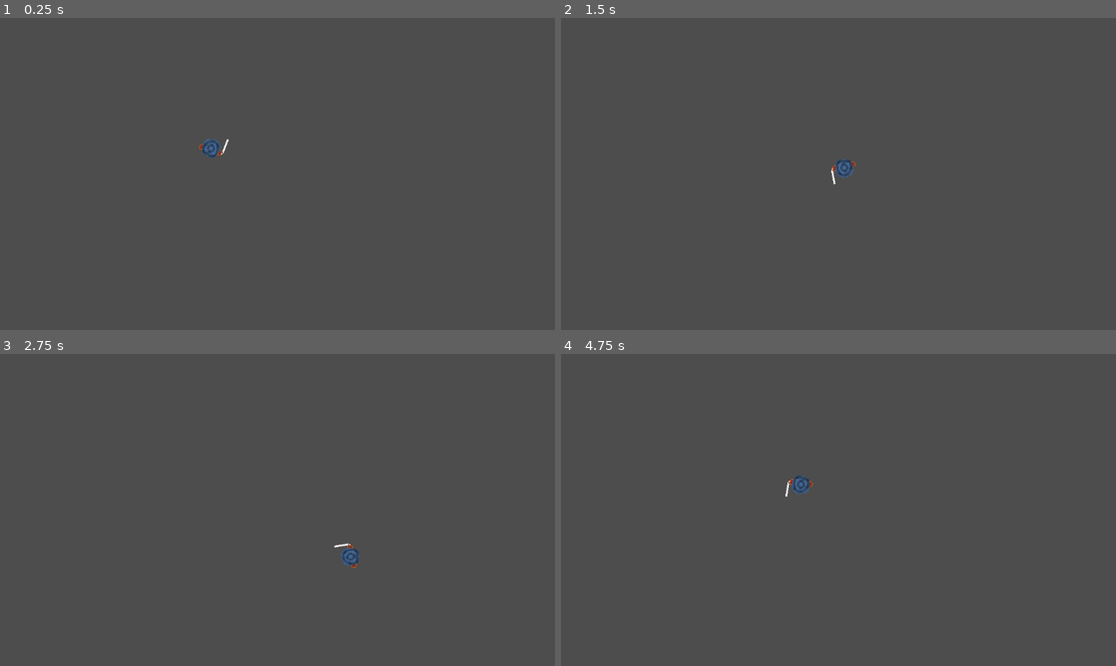
Above: before the commit, frames 1-4 (two rows, left to right).
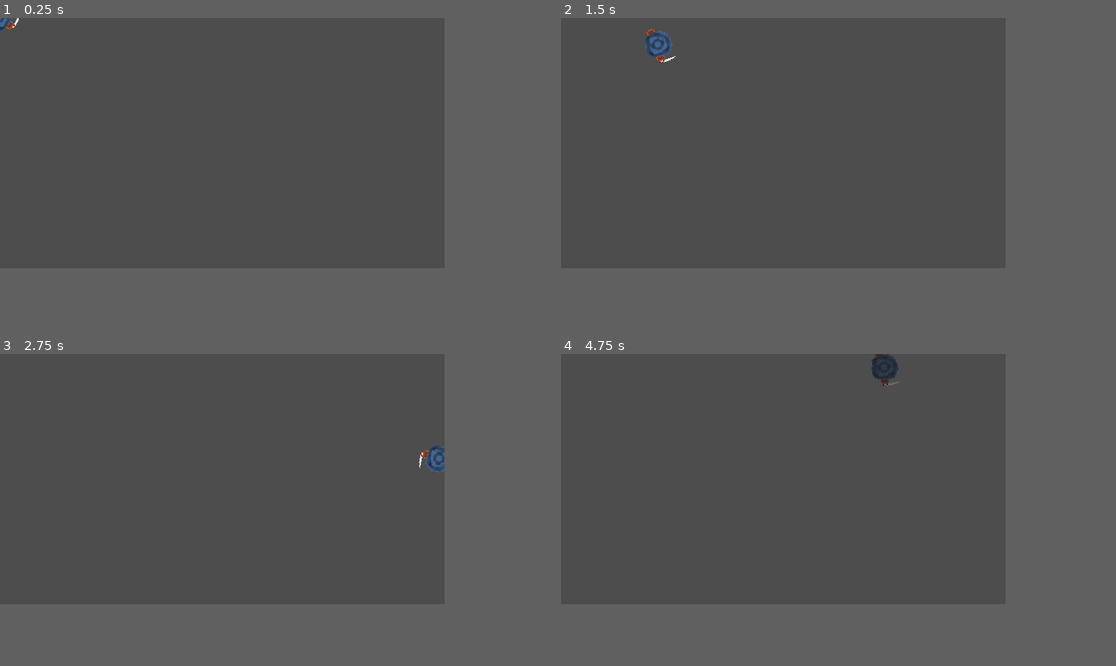
Above: after the commit, the same moments.

Repository: Ouvryyz/P2iGit
Game: Godot game, scene res://Fighter/Scenes/Player1/Player1.tscn
Same seed, same stepped clock (60 frames per second), same inputs: the game is played once before the commit and once after it.
Inputs (mouse positions are in pixels of both pictures, inside the frame that each line leads up to):
- Up to frame 1 (0.25 s): no input
- Up to frame 2 (1.5 s): tap Enter at 0.5 s; move the mouse to (960, 158) at 0.52 s; hold D (move_right) 0.53-1.28 s; hold Shift (Dash) 0.53-1.28 s; click (960, 158) at 0.8 s; move the mouse to (727, 189) at 1.27 s; hold S (move_down) from 1.28 s (still down); click (727, 189) at 1.35 s
- Up to frame 3 (2.75 s): tap Space (test, bound only after the commit) at 1.55 s; move the mouse to (333, 441) at 2.02 s; release S (move_down) at 2.03 s; hold D (move_right) from 2.03 s (still down); hold Space (test, bound only after the commit) from 2.03 s (still down); tap Shift (Dash) at 2.3 s
- Up to frame 4 (4.75 s): move the mouse to (810, 572) at 2.77 s; release D (move_right) at 2.78 s; release Space (test, bound only after the commit) at 2.78 s; hold W (move_up) 2.78-3.53 s; tap Shift (Dash) at 2.85, 4.55 s; click (810, 572) at 3.05 s; move the mouse to (1005, 556) at 3.52 s; press the mouse at (1005, 556) at 3.53 s; hold A (move_left) from 3.53 s (still down); tap Space (test, bound only after the commit) at 3.8, 4.35 s; move the mouse to (672, 463) at 4.27 s; release the mouse at (672, 463) at 4.28 s
In our replay, the window is 799x449 before the commit and 640x360 after it. These sizes can differ from the game's own. Grey fills any space a smaller window leaves; there, only what the larger window draws over its background counts as a difference.

The runs differ from the first frame. In frame 1, 0.3% of the frame differs, in the area x 0-42%, y 0-45%; in frame 2, 0.6%, in the area x 15-54%, y 3-54%; in frame 3, 0.5%; in frame 4, 0.6%.

Commit message:
Grid&Fighter
Grid : Timer done
Grid : Gameplay done
Fighter : PV done
Fighter: Dash animation 50%

Debug grid

Diff:
--- a/Fighter/Scenes/Dash/Dash.tscn
+++ b/Fighter/Scenes/Dash/Dash.tscn
@@ -1,17 +1,10 @@
-[gd_scene load_steps=4 format=3 uid="uid://bk1g310jdm6h8"]
+[gd_scene load_steps=3 format=3 uid="uid://d1rlt3xvr7qmk"]
 
-[ext_resource type="Script" path="res://Fighter/Scenes/Dash/Scripts/dash.gd" id="1_7x2lm"]
-[ext_resource type="Texture2D" uid="uid://dtdqfahi8qso5" path="res://Fighter/Scenes/Dash/Sprites/PlayerDesign2.webp" id="2_1ui2p"]
+[ext_resource type="Texture2D" uid="uid://byk8e7s6kfc0x" path="res://Fighter/Scenes/Player1/Sprites/PlayerDesign1.webp" id="1_r6l5v"]
+[ext_resource type="Script" path="res://Fighter/Scenes/Dash/dash.gd" id="2_a58kw"]
 
-[sub_resource type="CircleShape2D" id="CircleShape2D_d5min"]
-
-[node name="Dash" type="CharacterBody2D"]
-position = Vector2(143, 80)
-script = ExtResource("1_7x2lm")
-
-[node name="Sprite2D" type="Sprite2D" parent="."]
-position = Vector2(1, 2)
-texture = ExtResource("2_1ui2p")
-
-[node name="CollisionShape2D" type="CollisionShape2D" parent="."]
-shape = SubResource("CircleShape2D_d5min")
+[node name="Dash" type="Sprite2D"]
+modulate = Color(0.5, 0.5, 0.5, 1)
+texture_filter = 1
+texture = ExtResource("1_r6l5v")
+script = ExtResource("2_a58kw")
--- a/Fighter/Scenes/Dash/Scripts/dash.gd
+++ /dev/null
@@ -1,43 +0,0 @@
-extends CharacterBody2D
-class_name DashPlayer
-
-@export var speed : float = 200.0
-@export var dash_speed : float = 1000.0
-@export var dash_duration : float = 0.3
-
-var is_dashing : bool = false
-var dash_timer : float = 0.0
-var direction := Vector2.ZERO
-
-func _physics_process(delta: float) -> void:
-	# Check for dash input
-	if Input.is_action_just_pressed("Dash") and not is_dashing:
-		start_dash()
-
-	# Handle dashing state
-	if is_dashing:
-		dash_timer -= delta
-		if dash_timer <= 0.0:
-			end_dash()
-
-	# Get movement input
-	if not is_dashing:
-		direction = Input.get_vector("move_left", "move_right", "move_up", "move_down")
-
-	# Calculate velocity
-	if is_dashing:
-		velocity = direction * dash_speed
-	else:
-		velocity = direction * speed
-
-	move_and_slide()
-
-func start_dash() -> void:
-	is_dashing = true
-	dash_timer = dash_duration
-	direction = Input.get_vector("move_left", "move_right", "move_up", "move_down")
-	if direction == Vector2.ZERO:
-		direction = Vector2.RIGHT  # Default dash direction if no input
-
-func end_dash() -> void:
-	is_dashing = false
--- /dev/null
+++ b/Fighter/Scenes/Dash/dash.gd
@@ -0,0 +1,16 @@
+extends Sprite2D
+
+func _ready():
+	ghosting()
+
+func set_property(tx_pos, tx_scale):
+	position = tx_pos
+	scale = tx_scale
+
+func ghosting():
+	var tween_fade = get_tree().create_tween()
+
+	tween_fade.tween_property(self, "self_modulate", Color(1, 1, 1, 0), 0.75)
+	await tween_fade.finished
+
+	queue_free()
--- /dev/null
+++ b/Fighter/Scenes/Game/Game.tscn
@@ -0,0 +1,13 @@
+[gd_scene load_steps=4 format=3 uid="uid://bv6ihyvsdswfl"]
+
+[ext_resource type="Script" path="res://Fighter/Scenes/Game/game.gd" id="1_ep31d"]
+[ext_resource type="PackedScene" uid="uid://cmb10nia4vdeg" path="res://Fighter/Scenes/Player1/Player1.tscn" id="2_cvphr"]
+[ext_resource type="PackedScene" uid="uid://dugmfx6mk4e6p" path="res://Fighter/Scenes/Player2/Player2.tscn" id="3_7aa7g"]
+
+[node name="Game" type="Node2D"]
+script = ExtResource("1_ep31d")
+
+[node name="Player1" parent="." instance=ExtResource("2_cvphr")]
+
+[node name="Player2" parent="." instance=ExtResource("3_7aa7g")]
+position = Vector2(230, 124)
--- /dev/null
+++ b/Fighter/Scenes/Game/game.gd
@@ -0,0 +1,11 @@
+extends Node2D
+
+
+# Called when the node enters the scene tree for the first time.
+func _ready() -> void:
+	pass # Replace with function body.
+
+
+# Called every frame. 'delta' is the elapsed time since the previous frame.
+func _process(delta: float) -> void:
+	pass
--- a/Fighter/Scenes/Player1/Player1.tscn
+++ b/Fighter/Scenes/Player1/Player1.tscn
@@ -1,20 +1,27 @@
-[gd_scene load_steps=4 format=3 uid="uid://cmb10nia4vdeg"]
+[gd_scene load_steps=5 format=3 uid="uid://cmb10nia4vdeg"]
 
 [ext_resource type="Script" path="res://Fighter/Scenes/Player1/Scripts/player_1.gd" id="1_thfdq"]
+[ext_resource type="PackedScene" uid="uid://d1rlt3xvr7qmk" path="res://Fighter/Scenes/Dash/Dash.tscn" id="2_bq546"]
 [ext_resource type="Texture2D" uid="uid://byk8e7s6kfc0x" path="res://Fighter/Scenes/Player1/Sprites/PlayerDesign1.webp" id="2_gwnjb"]
 
-[sub_resource type="CircleShape2D" id="CircleShape2D_c65t0"]
-radius = 19.0
+[sub_resource type="CircleShape2D" id="CircleShape2D_1pk17"]
+radius = 20.2237
 
 [node name="Player1" type="CharacterBody2D"]
-position = Vector2(438, 271)
+rotation = 3.14159
+collision_layer = 4
+collision_mask = 4
 script = ExtResource("1_thfdq")
+dash_node = ExtResource("2_bq546")
 
-[node name="Sprite2D" type="Sprite2D" parent="."]
+[node name="PlayerDesign1" type="Sprite2D" parent="."]
 texture_filter = 1
-position = Vector2(2, 0)
 texture = ExtResource("2_gwnjb")
 
 [node name="CollisionShape2D" type="CollisionShape2D" parent="."]
-position = Vector2(-1, 0)
-shape = SubResource("CircleShape2D_c65t0")
+shape = SubResource("CircleShape2D_1pk17")
+
+[node name="GhostTimer" type="Timer" parent="."]
+wait_time = 0.001
+
+[connection signal="timeout" from="GhostTimer" to="." method="_on_ghost_timer_timeout"]
--- a/Fighter/Scenes/Player1/Scripts/player_1.gd
+++ b/Fighter/Scenes/Player1/Scripts/player_1.gd
@@ -1,5 +1,8 @@
 extends CharacterBody2D
 class_name Player
+
+@export var dash_node : PackedScene
+@onready var ghost_timer = $GhostTimer
 
 @export_range(0.0,1.0) var accel_factor : float = 01
 @export_range(0.0,1.0) var rotation_accel_factor : float = 01
@@ -15,19 +18,16 @@
 func _ready() -> void:
 	pass
 
-
 func _physics_process(delta: float) -> void:
 	move()
 	rotate_toward_mouse()
 
-
 func _input(event: InputEvent) -> void:
 	direction=Input.get_vector("move_left","move_right","move_up","move_down")
-	print(direction)
 	if direction != Vector2.ZERO:
 		Last_direction = direction
-
-
+	if event.is_action_pressed("Dash"):
+		dash()
 
 func move()-> void:
 
@@ -40,8 +40,24 @@
 	velocity = Last_direction * speed
 	move_and_slide()
 
-
 func rotate_toward_mouse()-> void:
 	var mouse_pos = get_global_mouse_position()
 	var angle = global_position.angle_to_point(mouse_pos)
 	rotation = lerp_angle(rotation,angle, rotation_accel_factor)
+
+func add_ghost():
+	var ghost = dash_node.instantiate()
+	ghost.set_property(position, $PlayerDesign1.scale)
+	get_tree().current_scene.add_child(ghost)
+
+func _on_ghost_timer_timeout() -> void:
+	add_ghost()
+
+func dash():
+	ghost_timer.start()
+
+	var tween = get_tree().create_tween()
+	tween.tween_property(self, "position", position + velocity * 1.8, 0.05)
+
+	await tween.finished
+	ghost_timer.stop()
--- /dev/null
+++ b/Fighter/Scenes/Player2/Player2.tscn
@@ -0,0 +1,17 @@
+[gd_scene load_steps=3 format=3 uid="uid://dugmfx6mk4e6p"]
+
+[ext_resource type="Texture2D" uid="uid://58o7w60nfs3m" path="res://Fighter/Scenes/Player2/Sprites/Player2.webp" id="1_e1d7c"]
+
+[sub_resource type="RectangleShape2D" id="RectangleShape2D_ksiye"]
+size = Vector2(32, 32)
+
+[node name="Player2" type="CharacterBody2D"]
+collision_layer = 4
+collision_mask = 4
+
+[node name="Player2" type="Sprite2D" parent="."]
+texture_filter = 1
+texture = ExtResource("1_e1d7c")
+
+[node name="CollisionShape2D" type="CollisionShape2D" parent="."]
+shape = SubResource("RectangleShape2D_ksiye")
--- /dev/null
+++ b/Grid/Scenes/Game/GameGrid.tscn
@@ -0,0 +1,15 @@
+[gd_scene load_steps=4 format=3 uid="uid://delqu0o5wi0bh"]
+
+[ext_resource type="Script" path="res://Grid/Scenes/Game/gamegrid.gd" id="1_l4qwk"]
+[ext_resource type="Texture2D" uid="uid://cgaharimrb3ls" path="res://Grid/Sprites/Fond.webp" id="2_w5frv"]
+[ext_resource type="PackedScene" uid="uid://d0bw0krvephcd" path="res://Grid/Scenes/Logic/Logic.tscn" id="3_mnjbi"]
+
+[node name="GameGrid" type="Node2D"]
+script = ExtResource("1_l4qwk")
+
+[node name="Fond" type="Sprite2D" parent="."]
+position = Vector2(320, 180)
+texture = ExtResource("2_w5frv")
+
+[node name="Logic" parent="." instance=ExtResource("3_mnjbi")]
+position = Vector2(135, 25)
--- a/Grid/Scenes/Game/game.gd
+++ /dev/null
@@ -1,112 +0,0 @@
-extends Node2D
-
-
-const COLS = 7
-const ROWS = 6
-
-
-var board = []
-var current_player = 1
-
-
-var win_count = {1: 0, 2: 0}
-
-
-@onready var spawnCoin = $SpawnCoin
-@onready var grid = $Grid
-@onready var cells = $Cells
-
-
-var cell_markers = {}
-
-func _ready():
-
-	for r in range(ROWS):
-		board.append([])
-		for c in range(COLS):
-			board[r].append(0)
-
-
-	for marker in cells.get_children():
-		var parts = marker.name.split("_")
-		if parts.size() >= 3:
-			var row = int(parts[1])
-			var col = int(parts[2])
-			cell_markers["%d_%d" % [row, col]] = marker.global_position
-
-func _input(event):
-
-	if event.is_action_pressed("Use"):
-		var col = get_column_from_click(event.position)
-		if col != null:
-			drop_coin_in_column(col)
-
-
-func get_column_from_click(click_pos: Vector2) -> Variant:
-	var cell_width = 64.0
-	var col = int((click_pos.x - grid.global_position.x + cell_width / 2) / cell_width)
-	if col < 0 or col >= COLS:
-		return null
-	return col
-
-
-func drop_coin_in_column(col: int):
-	var row = -1
-	for r in range(ROWS - 1, -1, -1):
-		if board[r][col] == 0:
-			row = r
-			break
-
-	if row == -1:
-		print("Colonne pleine")
-		return
-	board[row][col] = current_player
-	var marker_key = "%d_%d" % [row, col]
-	if marker_key in cell_markers:
-		var spawn_pos = cell_markers[marker_key]
-		if current_player == 1:
-			spawnCoin.redspawn(spawn_pos)
-		else:
-			spawnCoin.yellowspawn(spawn_pos)
-	else:
-		print("Aucun marker pour la cellule ", row, col)
-
-
-	if check_win(row, col):
-		win_count[current_player] += 1
-		print("Le joueur ", current_player, " gagne !")
-		print("Score: Joueur 1:", win_count[1], " Joueur 2:", win_count[2])
-	else:
-		current_player = 2 if current_player == 1 else 1
-
-func check_win(row: int, col: int) -> bool:
-	var player = board[row][col]
-	var directions = [
-		Vector2(1, 0),
-		Vector2(0, 1),
-		Vector2(1, 1),
-		Vector2(1, -1)
-	]
-
-	for dir in directions:
-		var count = 1
-		count += count_in_direction(row, col, int(dir.y), int(dir.x), player)
-		count += count_in_direction(row, col, -int(dir.y), -int(dir.x), player)
-		if count >= 4:
-			return true
-	return false
-
-
-func count_in_direction(row: int, col: int, dy: int, dx: int, player: int) -> int:
-	var count = 0
-	var r = row + dy
-	var c = col + dx
-	while r >= 0 and r < ROWS and c >= 0 and c < COLS and board[r][c] == player:
-		count += 1
-		r += dy
-		c += dx
-	return count
-
-
-func get_win_count(player: int) -> int:
-	return win_count[player]
--- /dev/null
+++ b/Grid/Scenes/Game/gamegrid.gd
@@ -0,0 +1,58 @@
+extends Node2D
+
+@onready var player1_timer: Timer = $PlayerTimer1
+@onready var player2_timer: Timer = $PlayerTimer2
+@onready var player1_label: Label = $Player1Label
+@onready var player2_label: Label = $Player2Label
+
+var player1_time_left: float = 300.0  # 5 minutes
+var player2_time_left: float = 300.0  # 5 minutes
+var current_player: int = 1  # 1 = joueur 1, 2 = joueur 2
+
+func _ready():
+	# Configuration des Timers
+	player1_timer.wait_time = 1.0
+	player1_timer.timeout.connect(_on_timer_timeout.bind(1))
+
+	player2_timer.wait_time = 1.0
+	player2_timer.timeout.connect(_on_timer_timeout.bind(2))
+
+	# Lancer le timer du joueur 1 au départ
+	player1_timer.start()
+	_update_display()
+
+func _on_timer_timeout(player: int):
+	if player == 1:
+		player1_time_left -= 1
+		if player1_time_left <= 0:
+			_game_over(1)
+	else:
+		player2_time_left -= 1
+		if player2_time_left <= 0:
+			_game_over(2)
+
+	_update_display()
+
+func _update_display():
+	player1_label.text = _format_time(player1_time_left)
+	player2_label.text = _format_time(player2_time_left)
+
+func _format_time(time_left: float) -> String:
+	var minutes = int(time_left) / 60
+	var seconds = int(time_left) % 60
+	return "%02d:%02d" % [minutes, seconds]
+
+func switch_turn():
+	if current_player == 1:
+		player1_timer.stop()
+		player2_timer.start()
+		current_player = 2
+	else:
+		player2_timer.stop()
+		player1_timer.start()
+		current_player = 1
+
+func _game_over(player: int):
+	print("Le joueur %d a perdu par le temps !" % player)
+	player1_timer.stop()
+	player2_timer.stop()
--- a/Grid/Scenes/Grid/Grid.tscn
+++ b/Grid/Scenes/Grid/Grid.tscn
@@ -13,13 +13,13 @@
 size = Vector2(15, 321.5)
 
 [sub_resource type="RectangleShape2D" id="RectangleShape2D_nd8kd"]
-size = Vector2(10, 311)
+size = Vector2(10, 313.5)
 
 [sub_resource type="RectangleShape2D" id="RectangleShape2D_uuw5u"]
-size = Vector2(10, 310)
+size = Vector2(10, 311.5)
 
 [sub_resource type="RectangleShape2D" id="RectangleShape2D_3551e"]
-size = Vector2(10, 311)
+size = Vector2(10, 313)
 
 [sub_resource type="RectangleShape2D" id="RectangleShape2D_2udhq"]
 size = Vector2(10, 311)
@@ -54,7 +54,8 @@
 shape = SubResource("RectangleShape2D_uuw5u")
 
 [node name="Border4" type="CollisionShape2D" parent="Border"]
-position = Vector2(110, 155.5)
+texture_filter = 1
+position = Vector2(110, 154.5)
 shape = SubResource("RectangleShape2D_3551e")
 
 [node name="Border5" type="CollisionShape2D" parent="Border"]
@@ -62,13 +63,13 @@
 shape = SubResource("RectangleShape2D_2udhq")
 
 [node name="Border6" type="CollisionShape2D" parent="Border"]
-position = Vector2(260, 156)
+position = Vector2(260, 155.5)
 shape = SubResource("RectangleShape2D_uuw5u")
 
 [node name="Border7" type="CollisionShape2D" parent="Border"]
-position = Vector2(310, 156)
+position = Vector2(310, 155.75)
 shape = SubResource("RectangleShape2D_uuw5u")
 
 [node name="Border8" type="CollisionShape2D" parent="Border"]
-position = Vector2(362, 158)
+position = Vector2(362, 156.75)
 shape = SubResource("RectangleShape2D_nd8kd")
--- a/Grid/Scenes/Grid/grid.gd
+++ b/Grid/Scenes/Grid/grid.gd
@@ -1,11 +1,13 @@
 extends Node2D
 
+@onready var collision_shape = $Border/Border_down  # Remplace par le chemin exact de ta collision
 
-# Called when the node enters the scene tree for the first time.
-func _ready() -> void:
-	pass # Replace with function body.
+func _input(event):
+	if event.is_action_pressed("test"):  # Remplace "test" par le nom de ton action
+		disable_collision()
 
-
-# Called every frame. 'delta' is the elapsed time since the previous frame.
-func _process(delta: float) -> void:
-	pass
+func disable_collision():
+	if collision_shape:
+		collision_shape.disabled = true
+		await get_tree().create_timer(0.5).timeout  # Attend 1 seconde
+		collision_shape.disabled = false
--- a/Grid/Scenes/Game/Game.tscn
+++ b/Grid/Scenes/Logic/Logic.tscn
@@ -1,15 +1,16 @@
 [gd_scene load_steps=4 format=3 uid="uid://d0bw0krvephcd"]
 
-[ext_resource type="Script" path="res://Grid/Scenes/Game/game.gd" id="1_8g0fq"]
-[ext_resource type="PackedScene" uid="uid://dnuke6tg3cgnv" path="res://Grid/Scenes/Grid/Grid.tscn" id="2_48of4"]
-[ext_resource type="PackedScene" uid="uid://b2c2mja0nco7k" path="res://Grid/Scenes/SpawnCoin/SpawnCoin.tscn" id="3_saq3m"]
-
-[node name="Game" type="Node2D"]
-script = ExtResource("1_8g0fq")
-
-[node name="Grid" parent="." instance=ExtResource("2_48of4")]
-
-[node name="SpawnCoin" parent="." instance=ExtResource("3_saq3m")]
+[ext_resource type="Script" path="res://Grid/Scenes/Logic/logic.gd" id="1_2tlqv"]
+[ext_resource type="PackedScene" uid="uid://dnuke6tg3cgnv" path="res://Grid/Scenes/Grid/Grid.tscn" id="2_jxdwt"]
+[ext_resource type="PackedScene" uid="uid://b2c2mja0nco7k" path="res://Grid/Scenes/SpawnCoin/SpawnCoin.tscn" id="3_y377b"]
+
+[node name="Logic" type="Node2D"]
+texture_filter = 1
+script = ExtResource("1_2tlqv")
+
+[node name="Grid" parent="." instance=ExtResource("2_jxdwt")]
+
+[node name="SpawnCoin" parent="." instance=ExtResource("3_y377b")]
 visible = false
 
 [node name="Cells" type="Node2D" parent="."]
@@ -143,22 +144,93 @@
 [node name="Markers" type="Node2D" parent="."]
 
 [node name="Marker_0" type="Marker2D" parent="Markers"]
-position = Vector2(35, 0)
+position = Vector2(35, 35)
 
 [node name="Marker_1" type="Marker2D" parent="Markers"]
-position = Vector2(85, 0)
+position = Vector2(85, 35)
 
 [node name="Marker_2" type="Marker2D" parent="Markers"]
-position = Vector2(135, 0)
+position = Vector2(135, 35)
 
 [node name="Marker_3" type="Marker2D" parent="Markers"]
-position = Vector2(185, 0)
+position = Vector2(185, 35)
 
 [node name="Marker_4" type="Marker2D" parent="Markers"]
-position = Vector2(234, 0)
+position = Vector2(235, 35)
 
 [node name="Marker_5" type="Marker2D" parent="Markers"]
-position = Vector2(285, 0)
+position = Vector2(285, 35)
 
 [node name="Marker_6" type="Marker2D" parent="Markers"]
-position = Vector2(335, 0)
+position = Vector2(335, 35)
+
+[node name="cols" type="Node2D" parent="."]
+
+[node name="col_1" type="Button" parent="cols"]
+modulate = Color(0.211765, 0.239216, 0.290196, 0)
+texture_filter = 1
+offset_left = -1.0
+offset_right = 59.0
+offset_bottom = 325.0
+
+[node name="col_2" type="Button" parent="cols"]
+modulate = Color(1, 1, 1, 0)
+offset_left = 60.0
+offset_right = 110.0
+offset_bottom = 325.0
+
+[node name="col_3" type="Button" parent="cols"]
+modulate = Color(1, 1, 1, 0)
+offset_left = 110.0
+offset_right = 160.0
+offset_bottom = 325.0
+
+[node name="col_4" type="Button" parent="cols"]
+self_modulate = Color(0.223529, 0.168627, 0.168627, 0)
+offset_left = 160.0
+offset_right = 210.0
+offset_bottom = 325.0
+
+[node name="col_5" type="Button" parent="cols"]
+modulate = Color(1, 1, 1, 0)
+offset_left = 210.0
+offset_right = 258.0
+offset_bottom = 325.0
+
+[node name="col_6" type="Button" parent="cols"]
+modulate = Color(1, 1, 1, 0)
+offset_left = 258.0
+offset_right = 311.0
+offset_bottom = 325.0
+
+[node name="col_7" type="Button" parent="cols"]
+modulate = Color(1, 1, 1, 0)
+offset_left = 311.0
+offset_right = 363.0
+offset_bottom = 325.0
+
+[node name="UI" type="Control" parent="."]
+layout_mode = 3
+anchors_preset = 0
+offset_right = 40.0
+offset_bottom = 40.0
+rotation = -0.00115896
+
+[node name="PlayerTimer1" type="Timer" parent="UI"]
+
+[node name="PlayerTimer2" type="Timer" parent="UI"]
+
+[node name="Player1Label" type="Label" parent="UI"]
+layout_mode = 0
+offset_left = 385.0
+offset_top = 20.0
+offset_right = 452.0
+offset_bottom = 43.0
+text = "142"
+
+[node name="Player2Label" type="Label" parent="UI"]
+layout_mode = 0
+offset_left = 378.0
+offset_top = 47.0
+offset_right = 427.0
+offset_bottom = 70.0
--- /dev/null
+++ b/Grid/Scenes/Logic/logic.gd
@@ -0,0 +1,135 @@
+extends Node2D
+
+@onready var spawn_coin = $SpawnCoin
+@onready var cells = $Cells
+@onready var player1_timer: Timer = $UI/PlayerTimer1
+@onready var player2_timer: Timer = $UI/PlayerTimer2
+@onready var player1_label: Label = $UI/Player1Label
+@onready var player2_label: Label = $UI/Player2Label
+
+const ROWS = 6
+const COLS = 7
+
+var grid = [] # Représente la grille du jeu
+var current_player = "yellow"
+var player1_time_left: float = 30.0  # 5 minutes
+var player2_time_left: float = 30.0  # 5 minutes
+
+func _ready():
+	initialize_grid()
+	connect_buttons()
+
+	# Configuration des Timers
+	player1_timer.wait_time = 1.0
+	player1_timer.timeout.connect(_on_timer_timeout.bind("yellow"))
+
+	player2_timer.wait_time = 1.0
+	player2_timer.timeout.connect(_on_timer_timeout.bind("red"))
+
+	# Lancer le timer du joueur jaune (1) au départ
+	player1_timer.start()
+	_update_display()
+
+func initialize_grid():
+	grid = []
+	for i in range(ROWS):
+		grid.append([])
+		for j in range(COLS):
+			grid[i].append(null)  # Initialise la grille vide
+
+func connect_buttons():
+	for i in range(1, COLS + 1):
+		var button = get_node("cols/col_" + str(i))
+		if button:
+			button.pressed.connect(func(): _on_col_pressed(i - 1))
+
+func drop_piece(column):
+	var spawn_marker = get_node("Markers/Marker_" + str(column))
+	if spawn_marker:
+		var row = get_available_row(column)
+		if row != -1:
+			var cell_marker = get_node("Cells/cell_%d_%d" % [row, column])
+			if cell_marker:
+				var spawn_pos = spawn_marker.global_position
+				if current_player == "yellow":
+					spawn_coin.yellowspawn(spawn_pos)
+					grid[row][column] = "yellow"
+				else:
+					spawn_coin.redspawn(spawn_pos)
+					grid[row][column] = "red"
+
+				if check_win(row, column):
+					print(current_player + " wins!")
+
+				on_piece_spawn()
+
+func get_available_row(column):
+	for i in range(ROWS - 1, -1, -1):
+		if grid[i][column] == null:
+			return i
+	return -1
+
+func switch_player():
+	if current_player == "yellow":
+		player1_timer.stop()
+		player2_timer.start()
+		current_player = "red"
+	else:
+		player2_timer.stop()
+		player1_timer.start()
+		current_player = "yellow"
+
+func check_win(row, column):
+	var player = grid[row][column]
+	if not player:
+		return false
+
+	return (check_direction(row, column, 1, 0, player) or  # Horizontal
+			check_direction(row, column, 0, 1, player) or  # Vertical
+			check_direction(row, column, 1, 1, player) or  # Diagonal /
+			check_direction(row, column, 1, -1, player))   # Diagonal \
+
+func check_direction(row, column, d_row, d_col, player):
+	var count = 1
+	for dir in [-1, 1]:
+		var r = row + d_row * dir
+		var c = column + d_col * dir
+		while r >= 0 and r < ROWS and c >= 0 and c < COLS and grid[r][c] == player:
+			count += 1
+			if count >= 4:
+				return true
+			r += d_row * dir
+			c += d_col * dir
+	return false
+
+func _on_col_pressed(column):
+	drop_piece(column)
+
+func _on_timer_timeout(player: String):
+	if player == "yellow":
+		player1_time_left -= 1
+		if player1_time_left <= 0:
+			_game_over("yellow")
+	else:
+		player2_time_left -= 1
+		if player2_time_left <= 0:
+			_game_over("red")
+
+	_update_display()
+
+func _update_display():
+	player1_label.text = _format_time(player1_time_left)
+	player2_label.text = _format_time(player2_time_left)
+
+func _format_time(time_left: float) -> String:
+	var minutes = int(time_left) / 60
+	var seconds = int(time_left) % 60
+	return "%02d:%02d" % [minutes, seconds]
+
+func _game_over(player: String):
+	print("Le joueur %s a perdu par le temps !" % player)
+	player1_timer.stop()
+	player2_timer.stop()
+
+func on_piece_spawn():
+	switch_player()
--- a/project.godot
+++ b/project.godot
@@ -14,6 +14,11 @@
 run/main_scene="res://Fighter/Scenes/Player1/Player1.tscn"
 config/features=PackedStringArray("4.3", "Forward Plus")
 config/icon="res://icon.svg"
+
+[display]
+
+window/size/viewport_width=640
+window/size/viewport_height=360
 
 [dotnet]
 
@@ -51,6 +56,11 @@
 "events": [Object(InputEventMouseButton,"resource_local_to_scene":false,"resource_name":"","device":-1,"window_id":0,"a …(253 unchanged characters)…
 ]
 }
+test={
+"deadzone": 0.5,
+"events": [Object(InputEventKey,"resource_local_to_scene":false,"resource_name":"","device":-1,"window_id":0,"alt_pressed":false,"shift_pressed":false,"ctrl_pressed":false,"meta_pressed":false,"pressed":false,"keycode":0,"physical_keycode":32,"key_label":0,"unicode":32,"location":0,"echo":false,"script":null)
+]
+}
 
 [layer_names]
 
Binary file removed: Fighter/Scenes/Dash/Sprites/PlayerDesign2.webp
Binary file added: Fighter/Scenes/Player1/Sprites/1.png
Not shown, added: Fighter/Scenes/Player1/Sprites/1.png.import
Not shown, added: Fighter/Scenes/Player1/Sprites/10.png.import
Binary file added: Fighter/Scenes/Player1/Sprites/2.png
Not shown, added: Fighter/Scenes/Player1/Sprites/2.png.import
Binary file added: Fighter/Scenes/Player1/Sprites/3.png
Not shown, added: Fighter/Scenes/Player1/Sprites/3.png.import
Binary file added: Fighter/Scenes/Player1/Sprites/4.png
Not shown, added: Fighter/Scenes/Player1/Sprites/4.png.import
Binary file added: Fighter/Scenes/Player1/Sprites/5.png
Not shown, added: Fighter/Scenes/Player1/Sprites/5.png.import
(and 11 more such lines)
